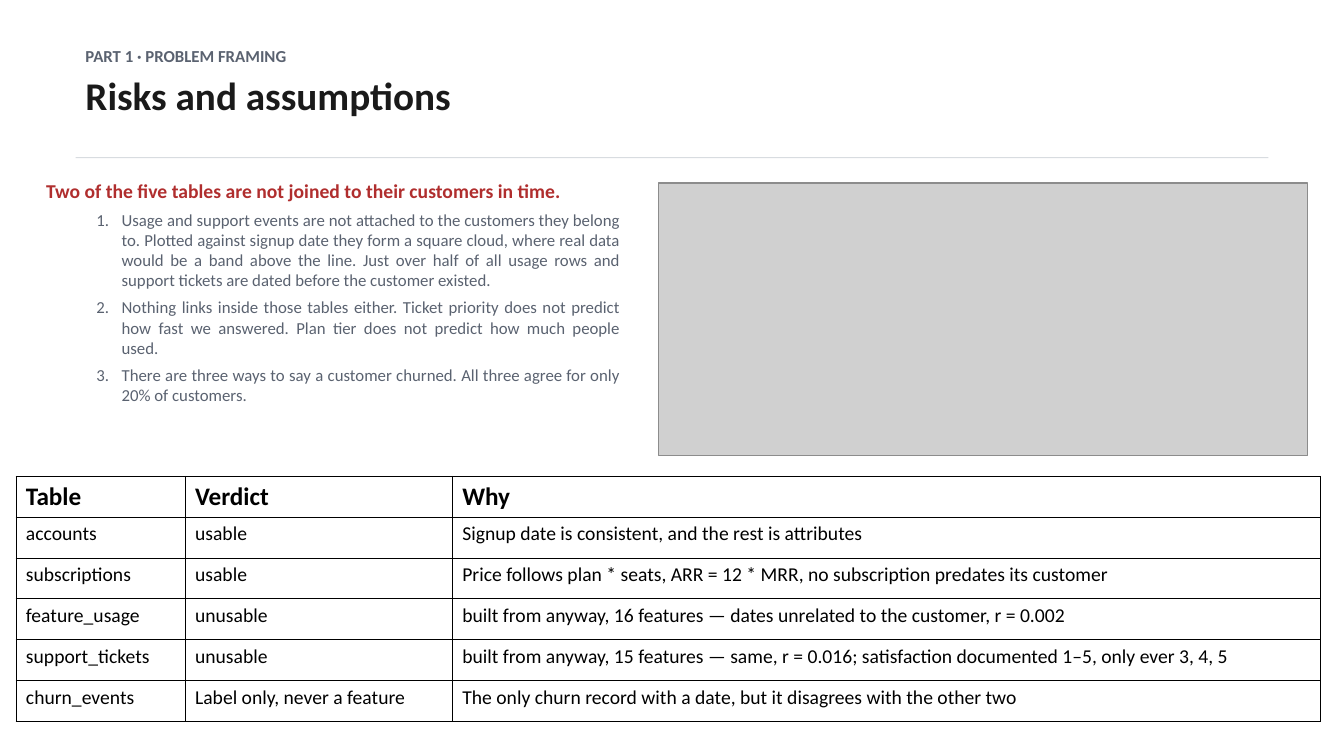
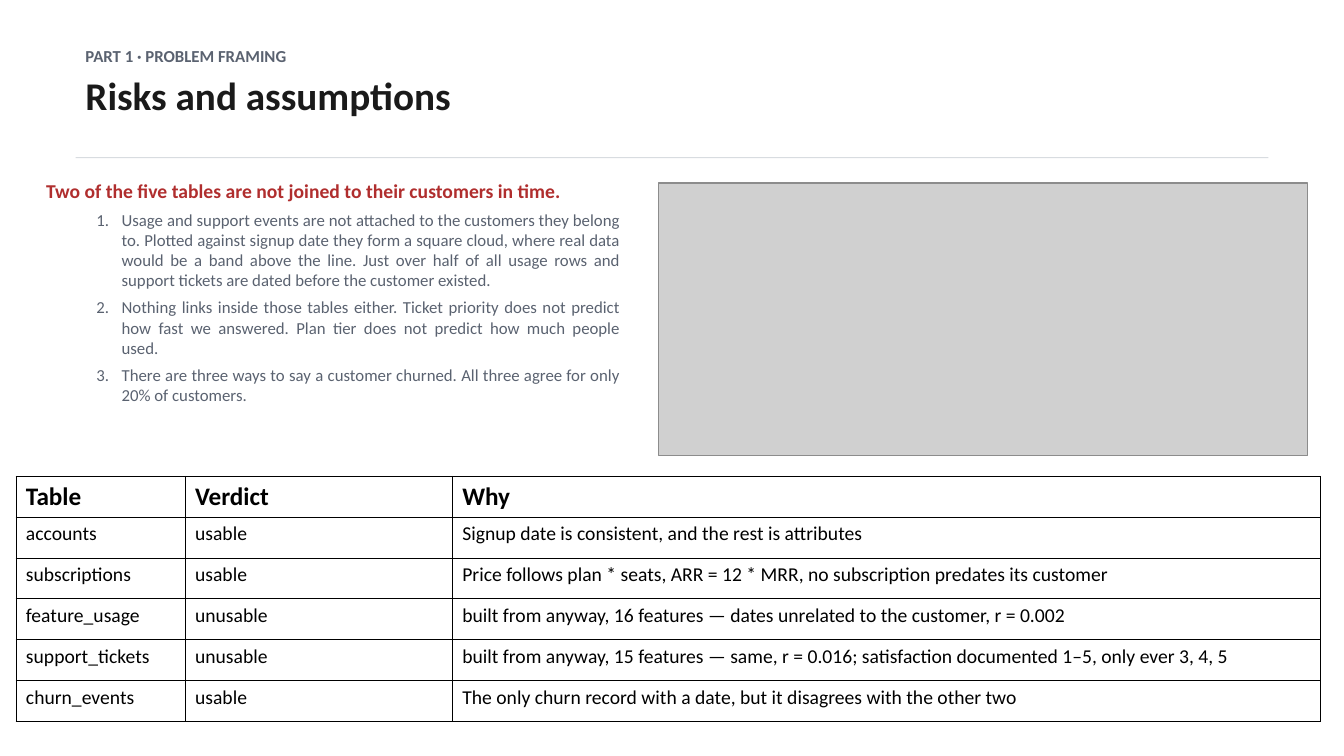
Before and after one commit to dmitriyratu/avepoint-churn-case-study, a slide deck: slide 4 of outputs/decks/AvePoint_Case_Study.pptx. Drawn at 1344x756 pixels with LibreOffice and Linux fonts; fonts in the diff are those of the drawing; grey boxes stand for pictures. Boxes give left, top, right and bottom in pixels: in the first picture for what was removed or moved away, otherwise in the second. Text is boxed around its words. In the diff, an @@ line names an element or a change of style, - is before the commit and + after.

```diff
--- a/outputs/decks/AvePoint_Case_Study.pptx
+++ b/outputs/decks/AvePoint_Case_Study.pptx
@@ table at <box>16,476,1321,721</box> @@
-row 6, column 2: Label only, never a feature
+row 6, column 2: usable
```
Also in this commit, not shown: 1 other slide changed, 4 other files.
